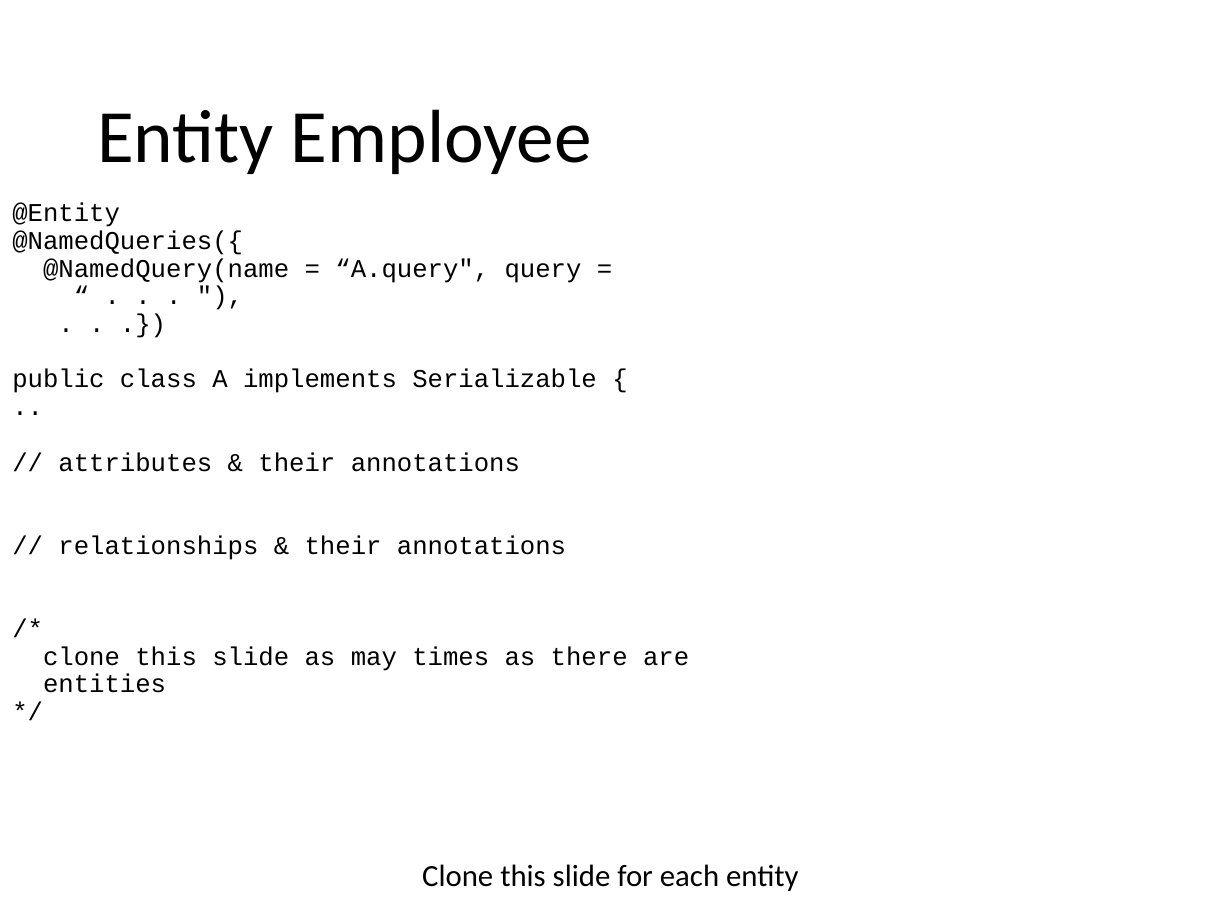
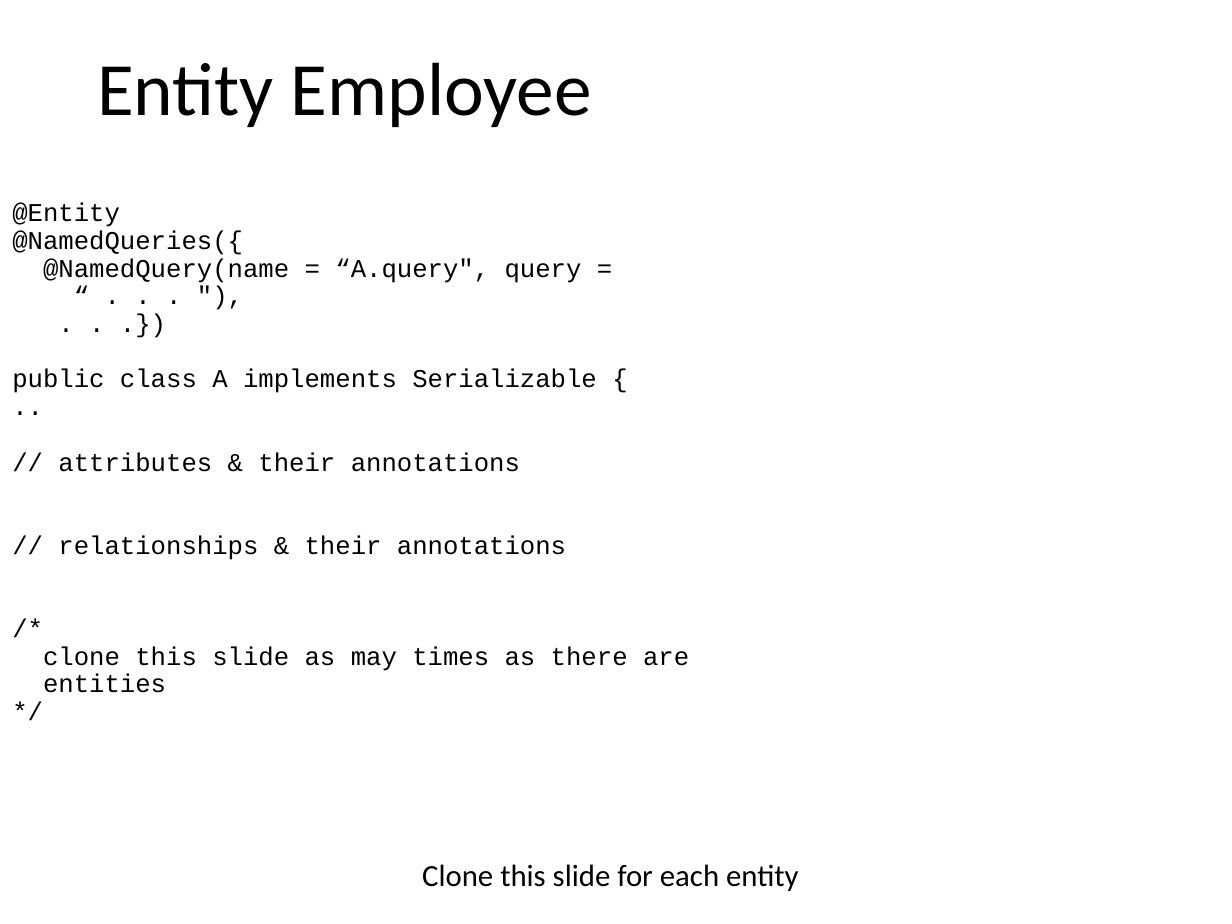
Before and after one commit to marcozetaa/TelcoService, a slide deck: slide 19 of UML/Presentation.pptx. Drawn at 1232x924 pixels with LibreOffice and Linux fonts; fonts in the diff are those of the drawing. Boxes give left, top, right and bottom in pixels: in the first picture for what was removed or moved away, otherwise in the second. Text is boxed around its words. In the diff, an @@ line names an element or a change of style, - is before the commit and + after.

```diff
--- a/UML/Presentation.pptx
+++ b/UML/Presentation.pptx
@@ title "Entity Employee": place and size @@
-title "Entity Employee" at [97,109,592,174]
+title "Entity Employee" at [97,62,592,127]
```
Also in this commit, not shown: 3 other slides changed, 10 other files.
